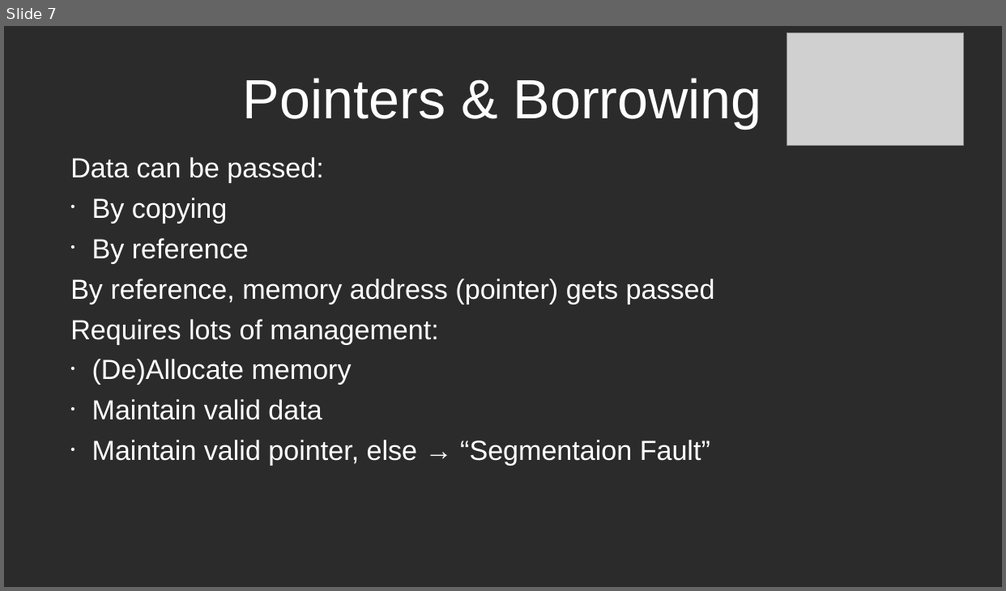
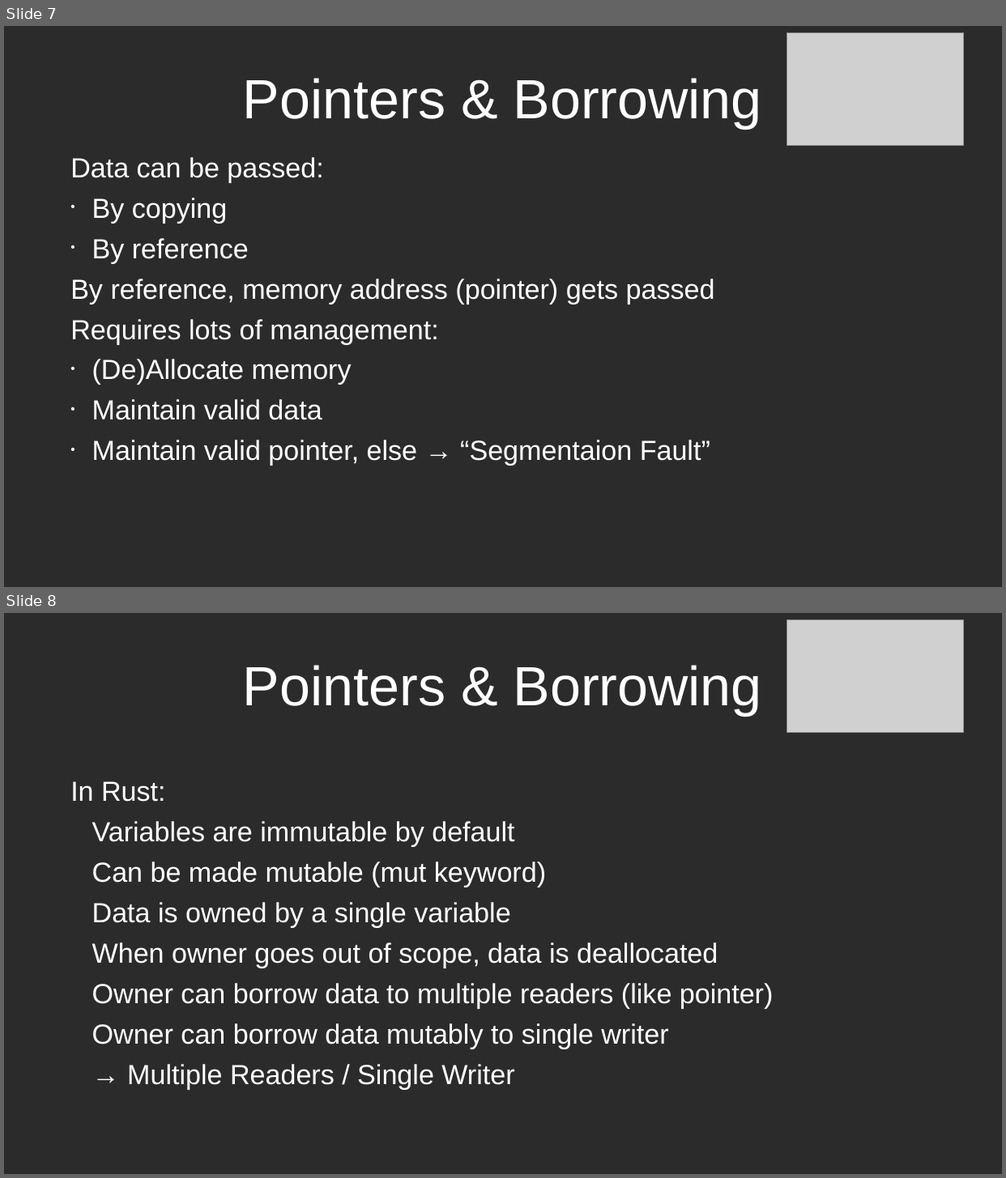
Before and after one commit to lucastepper/rust_talk, a slide deck: rust_presentation.odp. Shown one above the other, each under a label of ours: slide 7 before the commit, slides 7 and 8 after it. The pictures are 1006x591 and 1006x1178 pixels, drawn with LibreOffice and Linux fonts; fonts in the diff are those of the drawing; grey boxes stand for pictures; background and template pictures are left out; a plain dark background stands for a picture behind light text. Boxes give left, top, right and bottom in pixels: in the first picture for what was removed or moved away, otherwise in the second. Text is boxed around its words. In the diff, an @@ line names an element or a change of style, - is before the commit and + after.

```diff
--- a/rust_presentation.odp
+++ b/rust_presentation.odp
@@ slide 8 added at bbox=[4, 613, 1002, 1174], background picture (left out) @@
@@ picture added at bbox=[787, 619, 964, 733] @@
@@ title added at bbox=[243, 665, 762, 716], 44 pt, text #FFFFFF @@
+Pointers & Borrowing
@@ subtitle added at bbox=[70, 781, 773, 1089], 22 pt, text #FFFFFF @@
+In Rust:
+  Variables are immutable by default
+  Can be made mutable (mut keyword)
+  Data is owned by a single variable
+  When owner goes out of scope, data is deallocated
+  Owner can borrow data to multiple readers (like pointer)
+  Owner can borrow data mutably to single writer
+  → Multiple Readers / Single Writer
```
Also in this commit, not shown: 2 other files.
